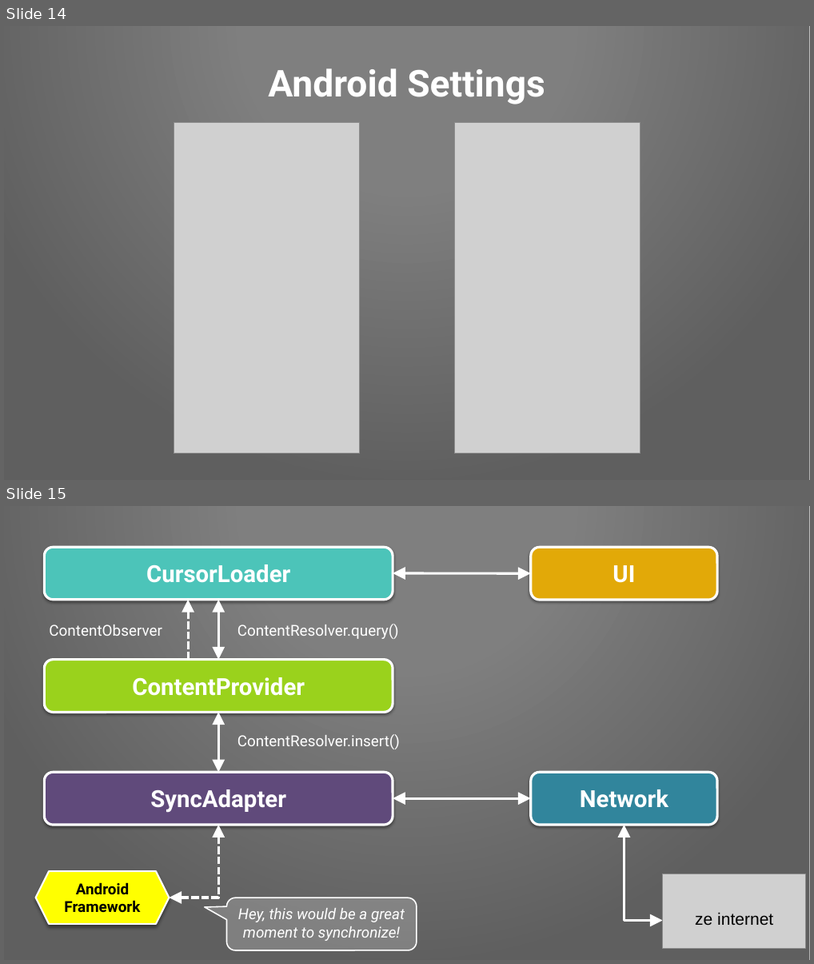
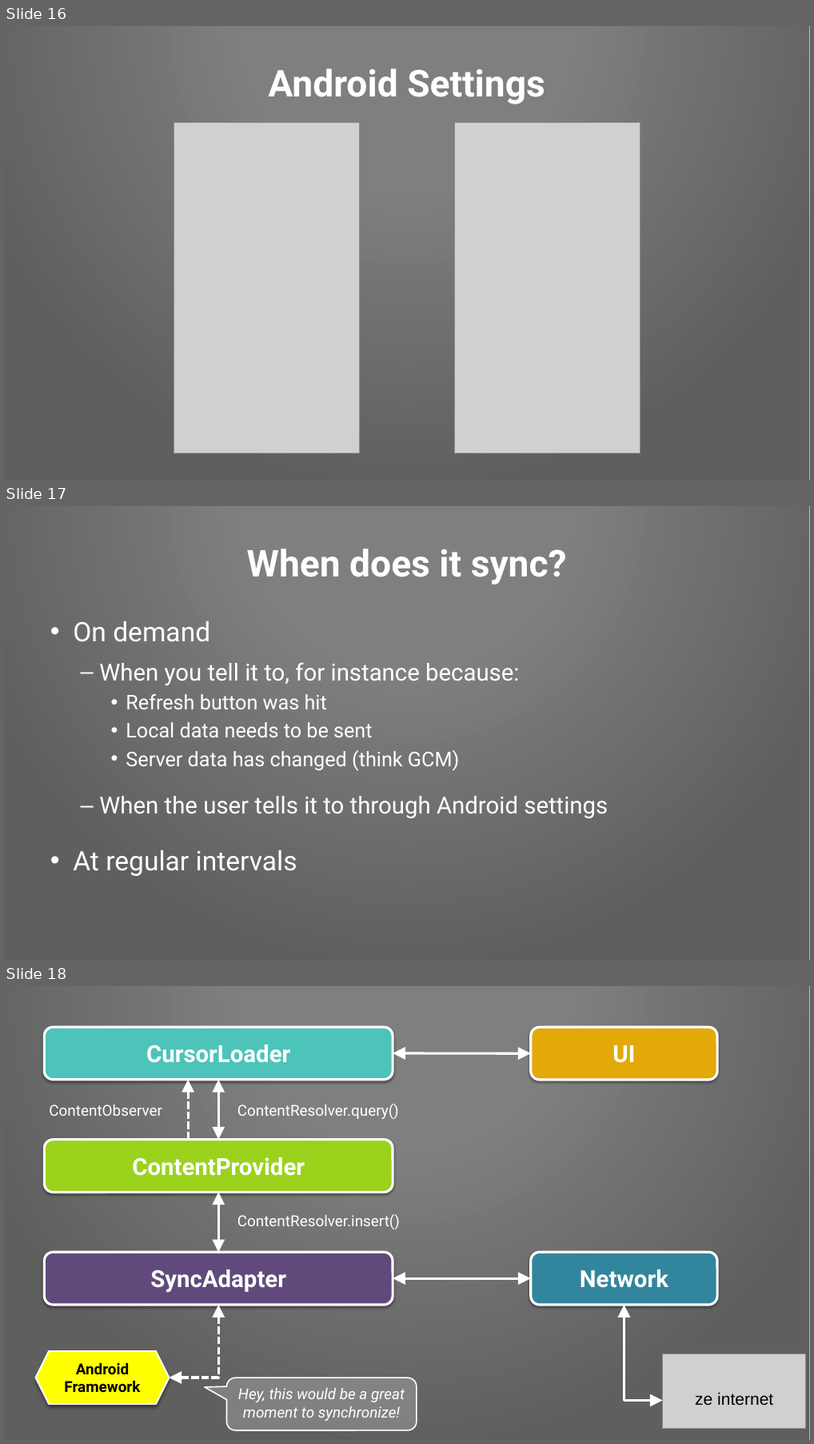
Before and after one commit to Pixplicity/sync-demo, a slide deck: I've been doing some syncing.pptx. Shown one above the other, each under a label of ours: slides 14 and 15 before the commit, slides 16, 17 and 18 after it. The pictures are 814x964 and 814x1444 pixels, drawn with LibreOffice and Linux fonts; fonts in the diff are those of the drawing; grey boxes stand for pictures; background and template pictures are left out. Boxes give left, top, right and bottom in pixels: in the first picture for what was removed or moved away, otherwise in the second. Text is boxed around its words. In the diff, an @@ line names an element or a change of style, - is before the commit and + after.

```diff
--- a/I've been doing some syncing.pptx
+++ b/I've been doing some syncing.pptx
@@ slide 17 added at bbox=[4, 506, 810, 960], background picture (left out); not listed: 1 template element that a slide beside it also shows @@
@@ title added at bbox=[247, 548, 567, 584], 44 pt, text #FFFFFF, bold @@
+When does it sync?
@@ text added at bbox=[73, 621, 608, 876], 28 pt, text #FFFFFF @@
+• On demand
+  – When you tell it to, for instance because:
+    • Refresh button was hit
+    • Local data needs to be sent
+    • Server data has changed (think GCM)
+  – When the user tells it to through Android settings
+• At regular intervals
@@ what was slide 14 is now slide 16 @@
@@ what was slide 15 is now slide 18 @@
```
Also in this commit, not shown: 15 slides changed, 15 other slides added, 4 slides removed.
